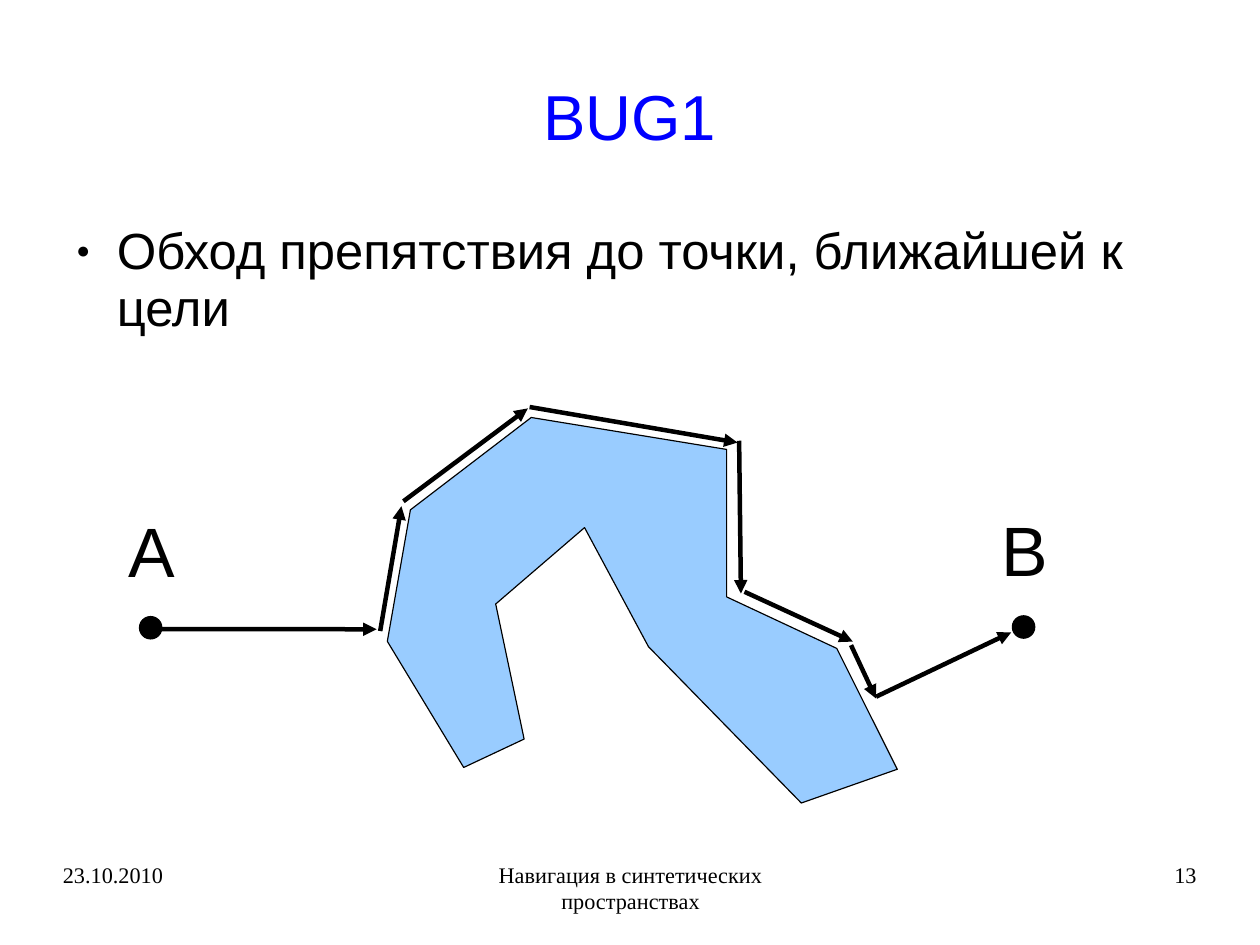
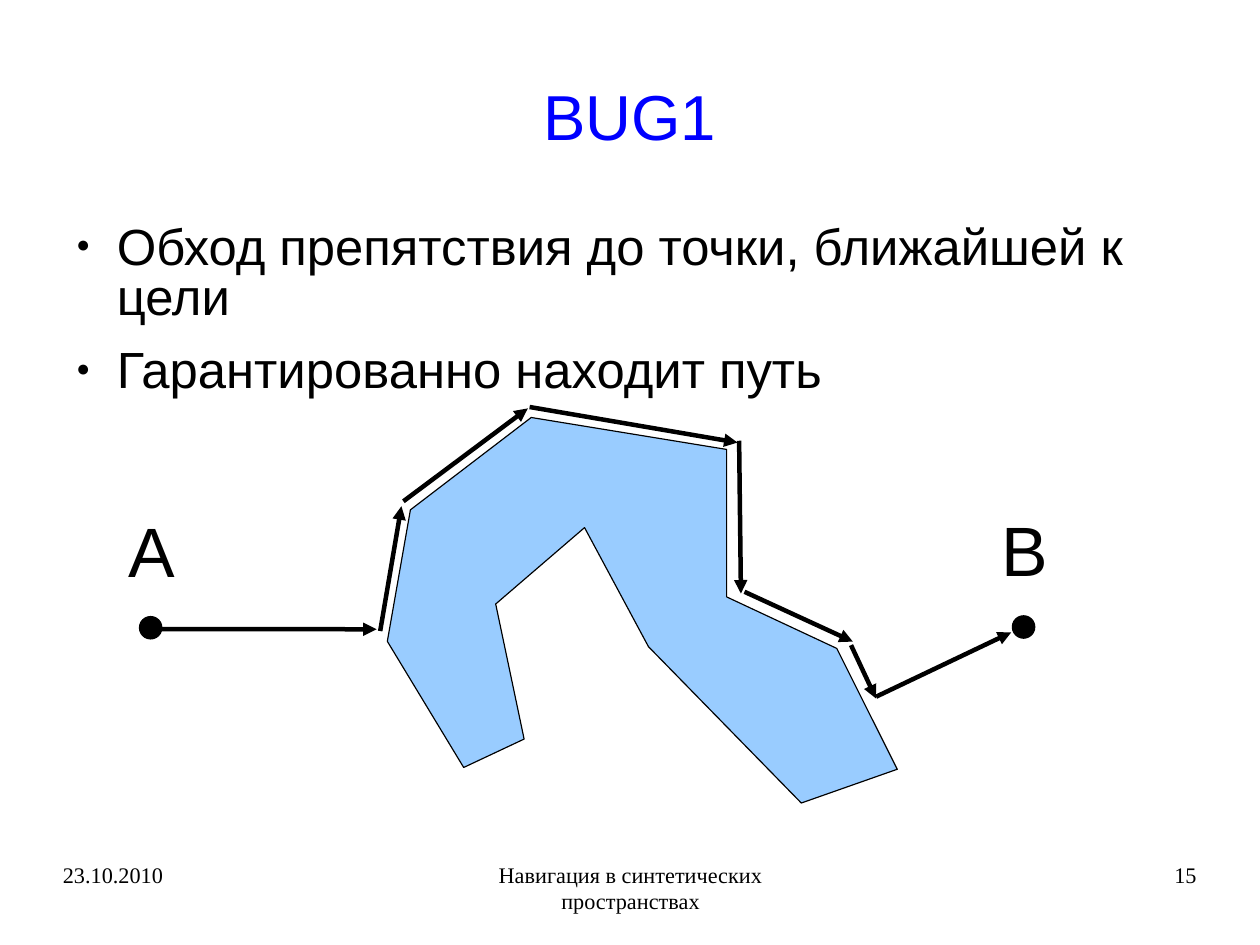
Before and after one commit to rutsky/semester09, a slide deck: slide 15 of Artificial_intelligence/Navigation_in_synthetic_space/50572_Rutsky_Navigation_in_synthetic_space.ppt (slide 13 before the commit). Drawn at 1260x945 pixels with LibreOffice and Linux fonts; fonts in the diff are those of the drawing. Boxes give left, top, right and bottom in pixels: in the first picture for what was removed or moved away, otherwise in the second. Text is boxed around its words. In the diff, an @@ line names an element or a change of style, - is before the commit and + after.

```diff
--- a/Artificial_intelligence/Navigation_in_synthetic_space/50572_Rutsky_Navigation_in_synthetic_space.ppt
+++ b/Artificial_intelligence/Navigation_in_synthetic_space/50572_Rutsky_Navigation_in_synthetic_space.ppt
@@ text at <box>117,227,1123,325</box>: line spacing 0.93 to 0.83 @@
@@ text at <box>117,353,822,399</box>: paragraph added @@
+● Гарантированно находит путь
@@ page number at <box>1174,868,1196,884</box>: text changed @@
-13
+15
```
Also in this commit, not shown: 19 other slides changed, 4 slides added, 2 other files.
